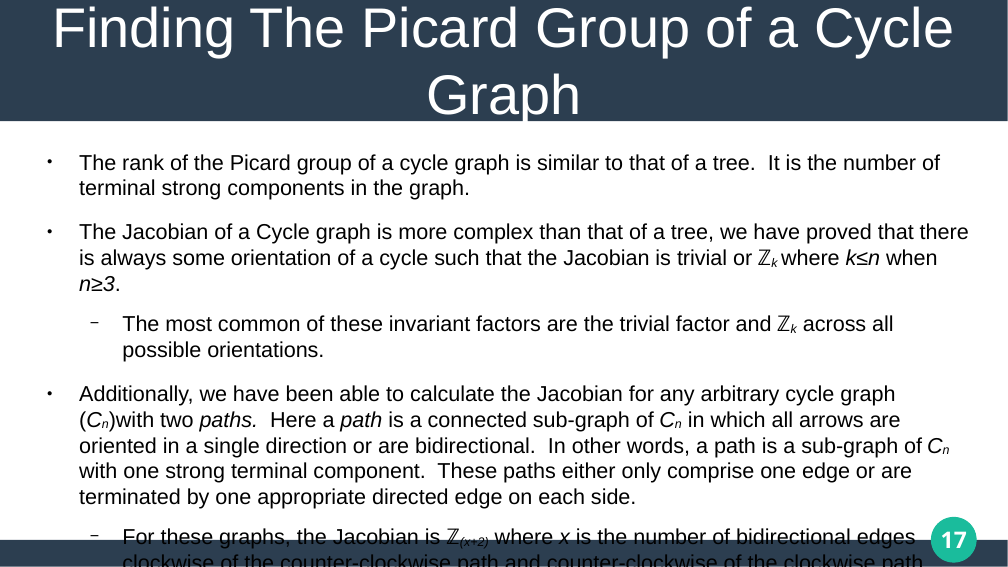
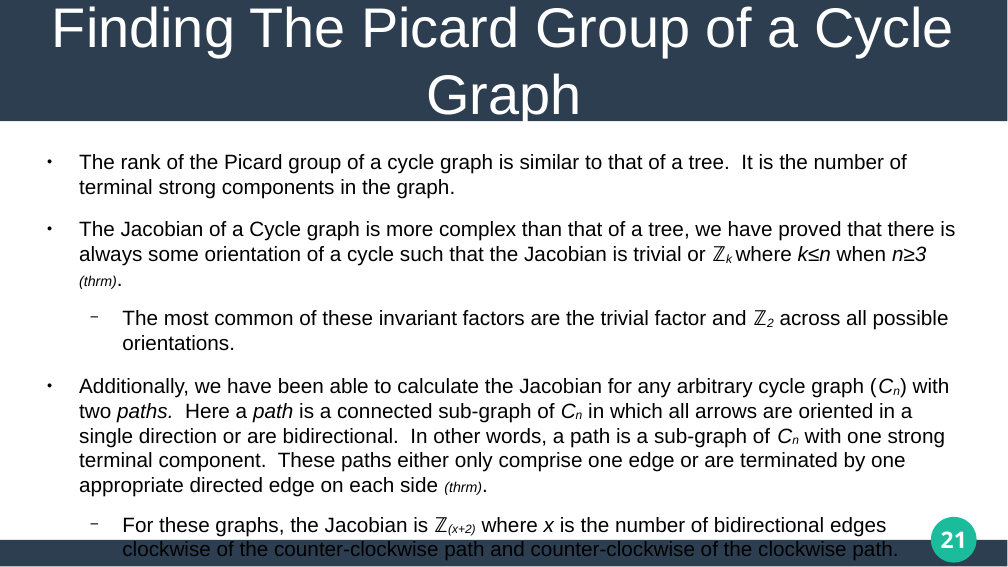
Before and after one commit to matthew-pisano/ChipFiring, a slide deck: slide 21 of Docs/JMMPresentation.pptx (slide 17 before the commit). Drawn at 1008x567 pixels with LibreOffice and Linux fonts; fonts in the diff are those of the drawing. Boxes give left, top, right and bottom in pixels: in the first picture for what was removed or moved away, otherwise in the second. Text is boxed around its words. In the diff, an @@ line names an element or a change of style, - is before the commit and + after.

```diff
--- a/Docs/JMMPresentation.pptx
+++ b/Docs/JMMPresentation.pptx
@@ text at box(79, 154, 907, 536): size 17 to 16.3 pt in "The rank of the Picard group of ...", "For these graphs, the Jacobian is ℤ(x+2) ..." @@
@@ text at box(79, 221, 955, 497): text changed; size 17 to 16.3 pt @@
-● The Jacobian of a Cycle graph is more complex than that of a tree, we have proved that there is always some orientation of a cycle such that the Jacobian is trivial or ℤk where k≤n when n≥3.
-  − The most common of these invariant factors are the trivial factor and ℤk across all possible orientations.
-● Additionally, we have been able to calculate the Jacobian for any arbitrary cycle graph (Cn)with two paths. Here a path is a connected sub-graph of Cn in which all arrows are oriented in a single direction or are bidirectional. In other words, a path is a sub-graph of Cn with one strong terminal component. These paths either only comprise one edge or are terminated by one appropriate directed edge on each side.
+● The Jacobian of a Cycle graph is more complex than that of a tree, we have proved that there is always some orientation of a cycle such that the Jacobian is trivial or ℤk where k≤n when n≥3 (thrm).
+  − The most common of these invariant factors are the trivial factor and ℤ2 across all possible orientations.
+● Additionally, we have been able to calculate the Jacobian for any arbitrary cycle graph (Cn) with two paths. Here a path is a connected sub-graph of Cn in which all arrows are oriented in a single direction or are bidirectional. In other words, a path is a sub-graph of Cn with one strong terminal component. These paths either only comprise one edge or are terminated by one appropriate directed edge on each side (thrm).
@@ page number at box(941, 531, 967, 548): text changed @@
-17
+21
```
Also in this commit, not shown: 16 other slides changed, 5 slides added, 1 slide removed, 6 other files.
